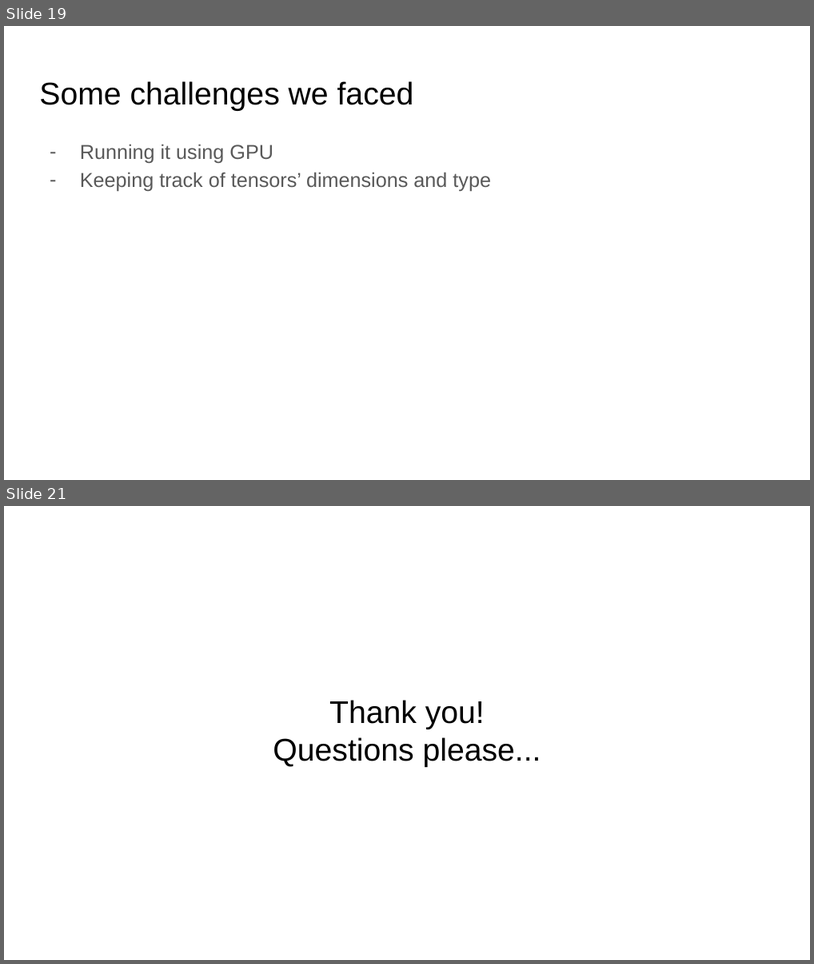
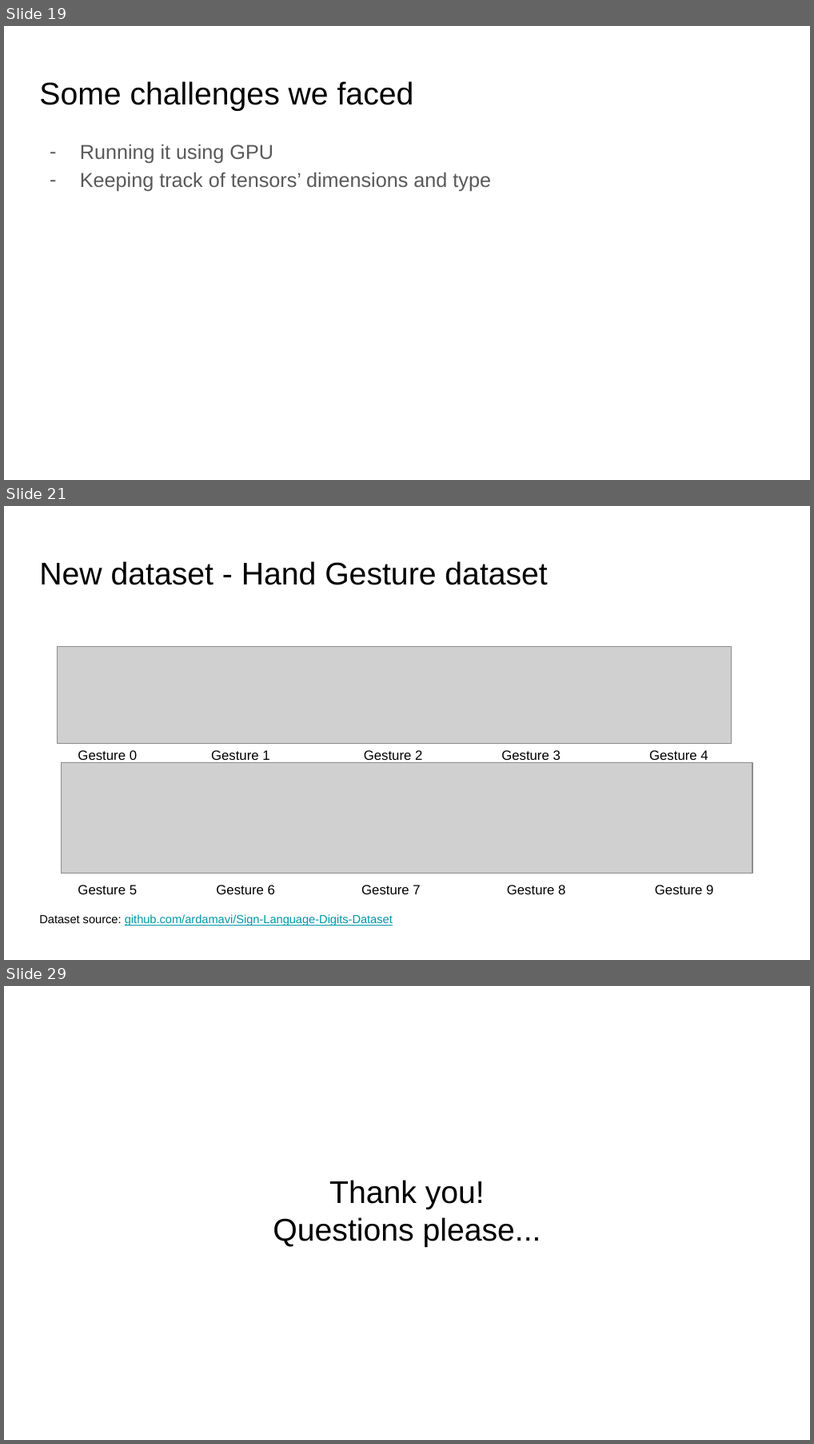
Before and after one commit to KrishnaGarg/gesture-recognition, a slide deck: HAND GESTURE RECOGNITION.pptx. Shown one above the other, each under a label of ours: slides 19 and 21 before the commit, slides 19, 21 and 29 after it; the slides between them are not shown. The pictures are 814x964 and 814x1444 pixels, drawn with LibreOffice and Linux fonts; fonts in the diff are those of the drawing; grey boxes stand for pictures. Boxes give left, top, right and bottom in pixels: in the first picture for what was removed or moved away, otherwise in the second. Text is boxed around its words. In the diff, an @@ line names an element or a change of style, - is before the commit and + after.

```diff
--- a/HAND GESTURE RECOGNITION.pptx
+++ b/HAND GESTURE RECOGNITION.pptx
@@ slide 21 added at [4, 506, 810, 960], background #FFFFFF @@
@@ title added at [39, 561, 547, 585], 28 pt, text #000000 @@
+New dataset - Hand Gesture dataset
@@ picture added at [58, 646, 731, 743] @@
@@ picture added at [62, 763, 752, 874] @@
@@ text added at [78, 750, 137, 763], 12 pt, text #000000 @@
+Gesture 0
@@ text added at [211, 750, 270, 763], 12 pt, text #000000 @@
+Gesture 1
@@ text added at [364, 750, 422, 763], 12 pt, text #000000 @@
+Gesture 2
@@ text added at [502, 750, 561, 763], 12 pt, text #000000 @@
+Gesture 3
@@ text added at [650, 750, 708, 763], 12 pt, text #000000 @@
+Gesture 4
@@ text added at [78, 884, 137, 894], 12 pt, text #000000 @@
+Gesture 5
@@ text added at [216, 884, 275, 894], 12 pt, text #000000 @@
+Gesture 6
@@ text added at [362, 884, 420, 894], 12 pt, text #000000 @@
+Gesture 7
@@ text added at [507, 884, 566, 894], 12 pt, text #000000 @@
+Gesture 8
@@ text added at [655, 884, 714, 894], 12 pt, text #000000 @@
+Gesture 9
@@ text added at [39, 914, 393, 925], 10.5 pt, text #0097A7, underline @@
+Dataset source: github.com/ardamavi/Sign-Language-Digits-Dataset
@@ what was slide 21 is now slide 29 @@
```
Also in this commit, not shown: 3 slides changed, 7 other slides added.
